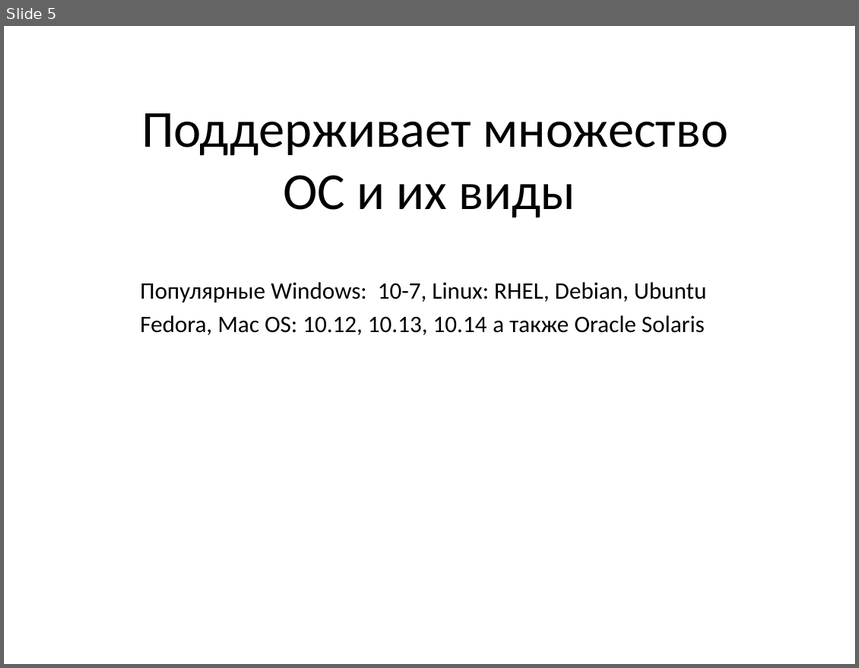
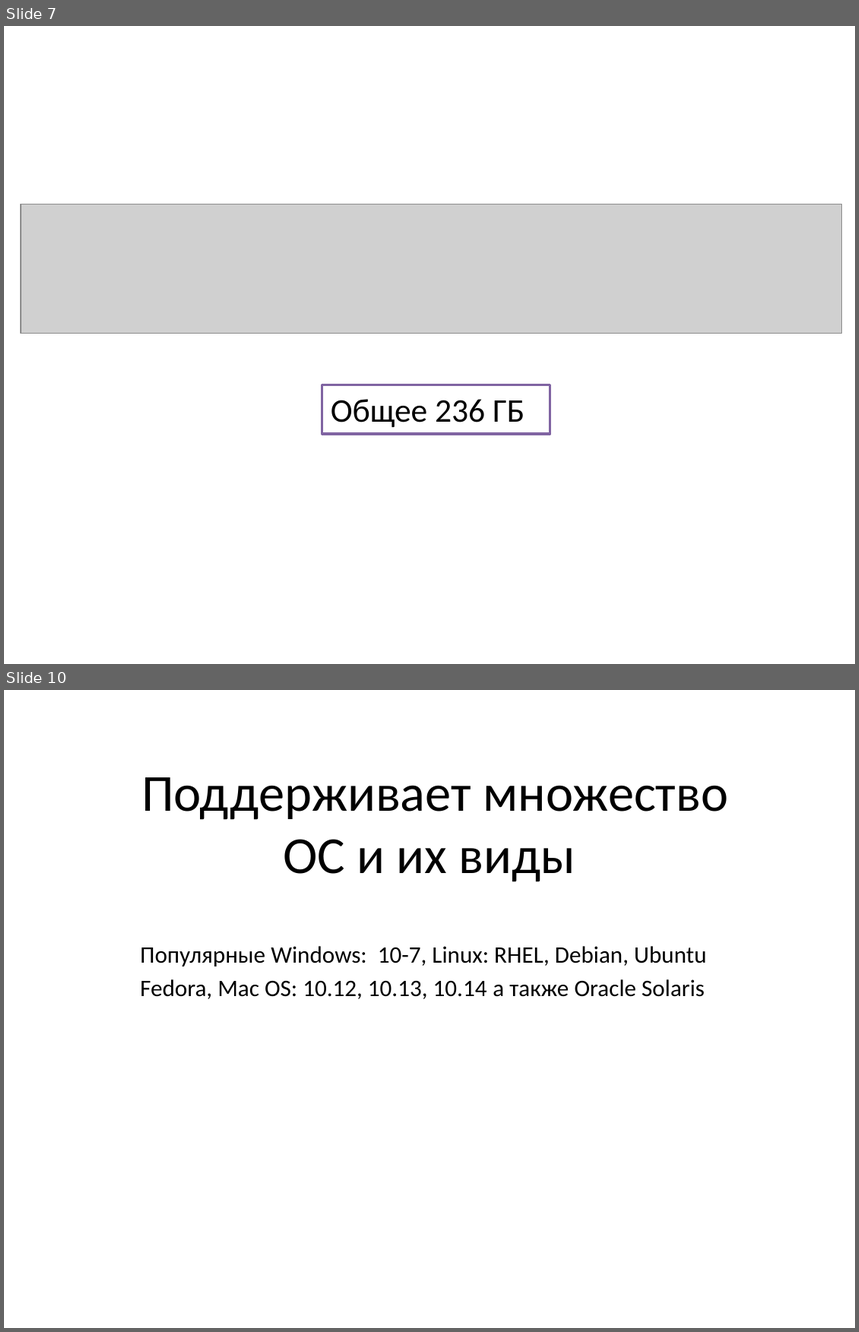
Before and after one commit to adilet-web-dev/university, a slide deck: Virtual Box.pptx. Shown one above the other, each under a label of ours: slide 5 before the commit, slides 7 and 10 after it; the slides between them are not shown. The pictures are 859x668 and 859x1332 pixels, drawn with LibreOffice and Linux fonts; fonts in the diff are those of the drawing; grey boxes stand for pictures. Boxes give left, top, right and bottom in pixels: in the first picture for what was removed or moved away, otherwise in the second. Text is boxed around its words. In the diff, an @@ line names an element or a change of style, - is before the commit and + after.

```diff
--- a/Virtual Box.pptx
+++ b/Virtual Box.pptx
@@ slide 7 added at (4, 26, 855, 664), background #FFFFFF @@
@@ picture added at (21, 205, 842, 334) @@
@@ rectangle added at (322, 385, 550, 433), fill #FFFFFF, outline #8064A2 2 pt, 28 pt, text #000000 @@
+Общее 236 ГБ
@@ what was slide 5 is now slide 10 @@
```
Also in this commit, not shown: 3 slides changed, 5 other slides added, 5 slides removed.
